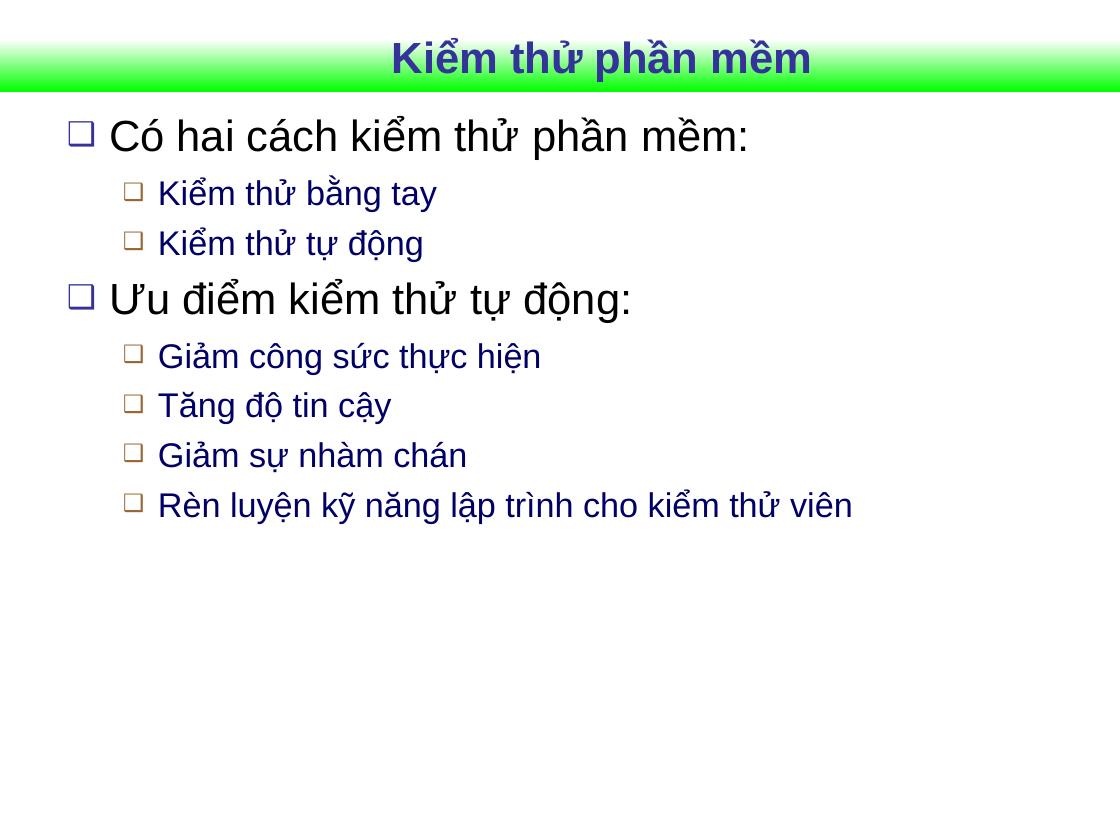
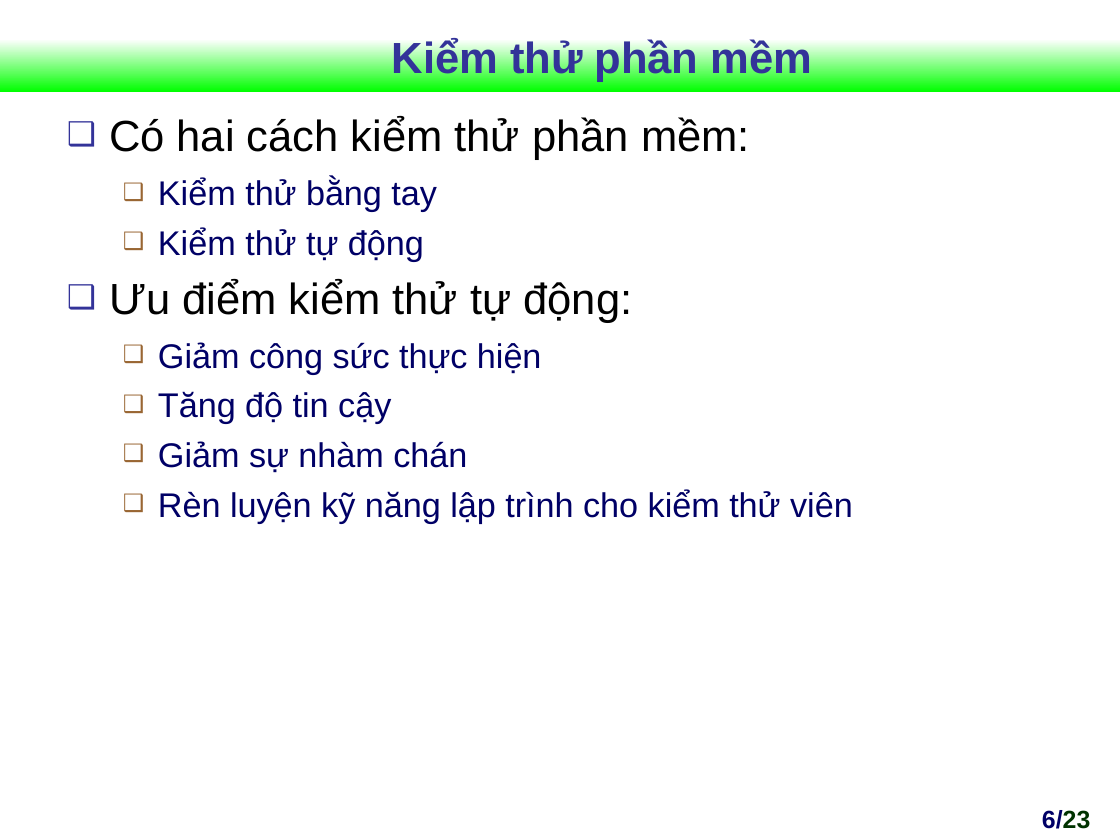
Before and after one commit to Vunb/luanvantotnghiephakhue, a slide deck: slide 6 of Document_luanvan/Slide_HKhue.ppt (slide 7 before the commit). Drawn at 1120x840 pixels with LibreOffice and Linux fonts; fonts in the diff are those of the drawing; background and template pictures are left out. Boxes give left, top, right and bottom in pixels: in the first picture for what was removed or moved away, otherwise in the second. Text is boxed around its words. In the diff, an @@ line names an element or a change of style, - is before the commit and + after.

```diff
--- a/Document_luanvan/Slide_HKhue.ppt
+++ b/Document_luanvan/Slide_HKhue.ppt
@@ page number added at bbox=[1042, 810, 1090, 829], 16 pt, text #000066, bold @@
+6/23
```
Also in this commit, not shown: 7 other slides changed, 2 slides removed.
